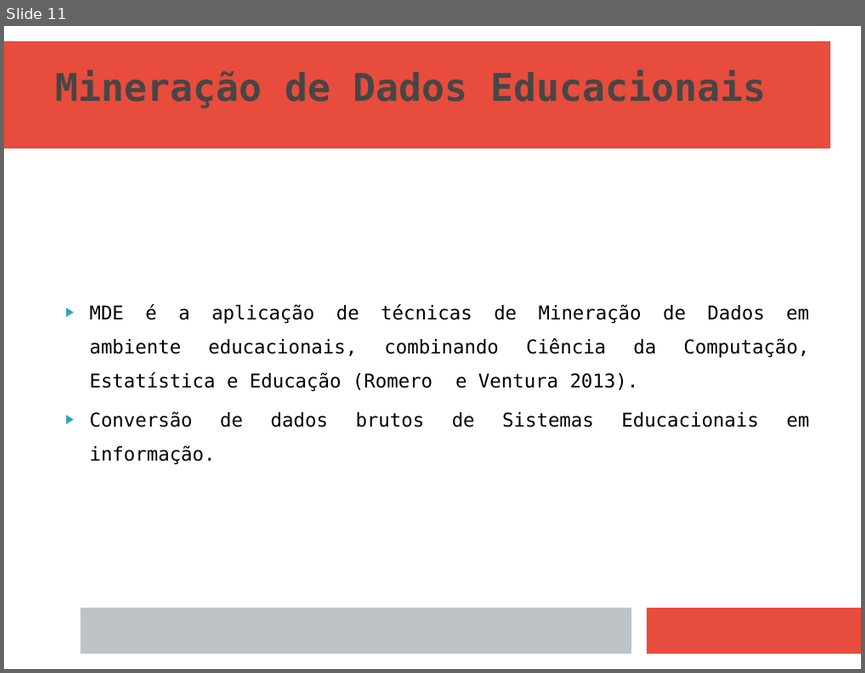
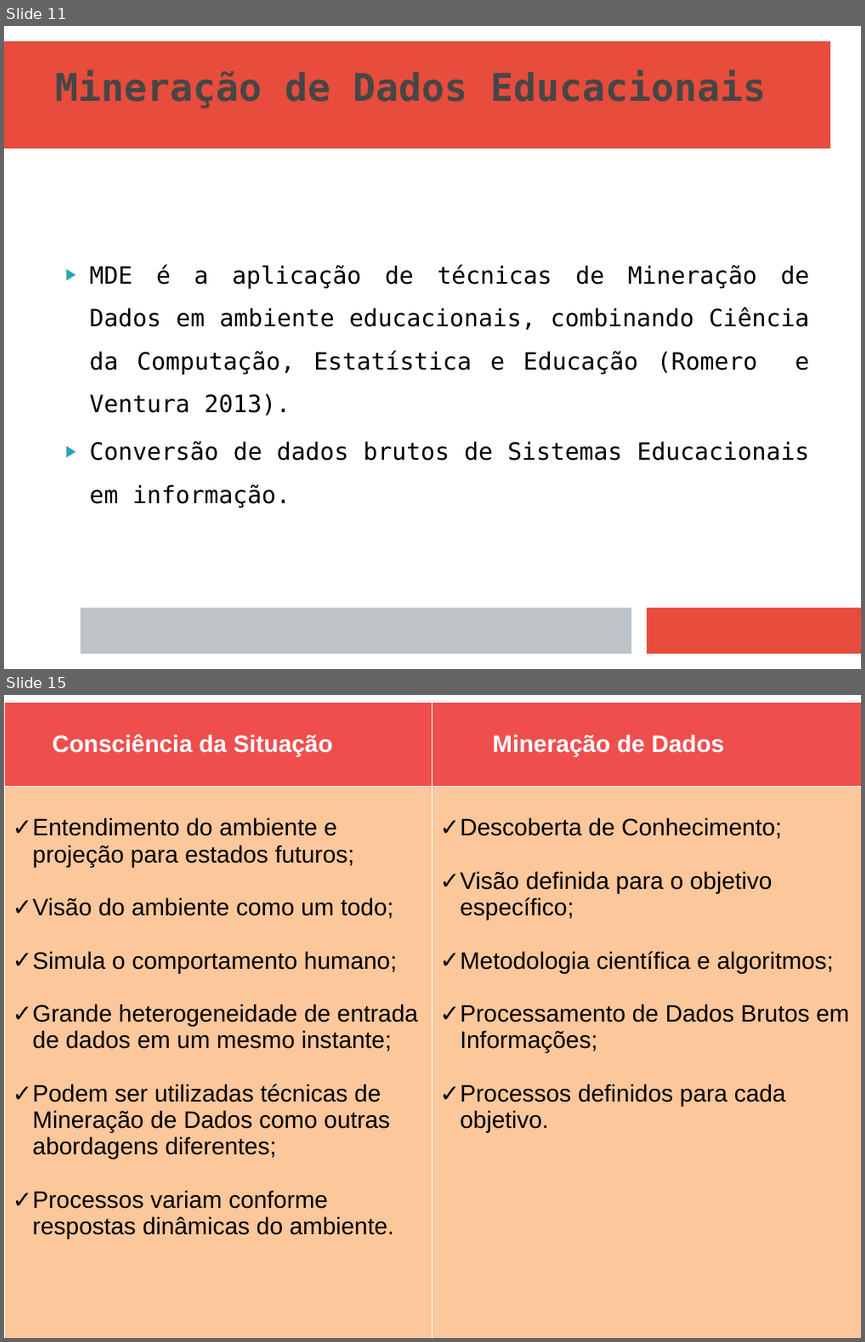
Before and after one commit to naninmartins/TCC-Modelo-de-AVA-com-CS-e-MDE, a slide deck: MODELO DE APOIO AO ENSINO EM AMBIENTES VIRTUAIS - APRESENTAÇÃO (linux).odp. Shown one above the other, each under a label of ours: slide 11 before the commit, slides 11 and 15 after it; the slides between them are not shown. The pictures are 865x673 and 865x1342 pixels, drawn with LibreOffice and Linux fonts; fonts in the diff are those of the drawing. Boxes give left, top, right and bottom in pixels: in the first picture for what was removed or moved away, otherwise in the second. Text is boxed around its words. In the diff, an @@ line names an element or a change of style, - is before the commit and + after.

```diff
--- a/MODELO DE APOIO AO ENSINO EM AMBIENTES VIRTUAIS - APRESENTAÇÃO (linux).odp
+++ b/MODELO DE APOIO AO ENSINO EM AMBIENTES VIRTUAIS - APRESENTAÇÃO (linux).odp
@@ slide 15 added at (x1=4, y1=695, x2=861, y2=1338), background #FFFFFF @@
@@ table added at (x1=4, y1=702, x2=861, y2=1338), 2 rows, 2 columns @@
+Consciência da Situação | Mineração de Dados
+Entendimento do ambiente e projeção para estados futuros; / Visão do ambiente como um todo; / Simula o comportamento humano; / Grande heterogeneidade de entrada de dados em um mesmo instante; / Podem ser utilizadas técnicas de Mineração de Dados como outras abordagens diferentes; / Processos variam conforme respostas dinâmicas do ambiente. | Descoberta de Conhecimento; / Visão definida para o objetivo específico; / Metodologia científica e algoritmos; / Processamento de Dados Brutos em Informações; / Processos definidos para cada objetivo.
@@ slide 11 changed as well @@
@@ text "MDE é a aplicação de ..." at (x1=90, y1=265, x2=810, y2=508): size 16 to 20 pt @@
```
Also in this commit, not shown: 19 other slides changed, 3 other slides added, 7 other files.
